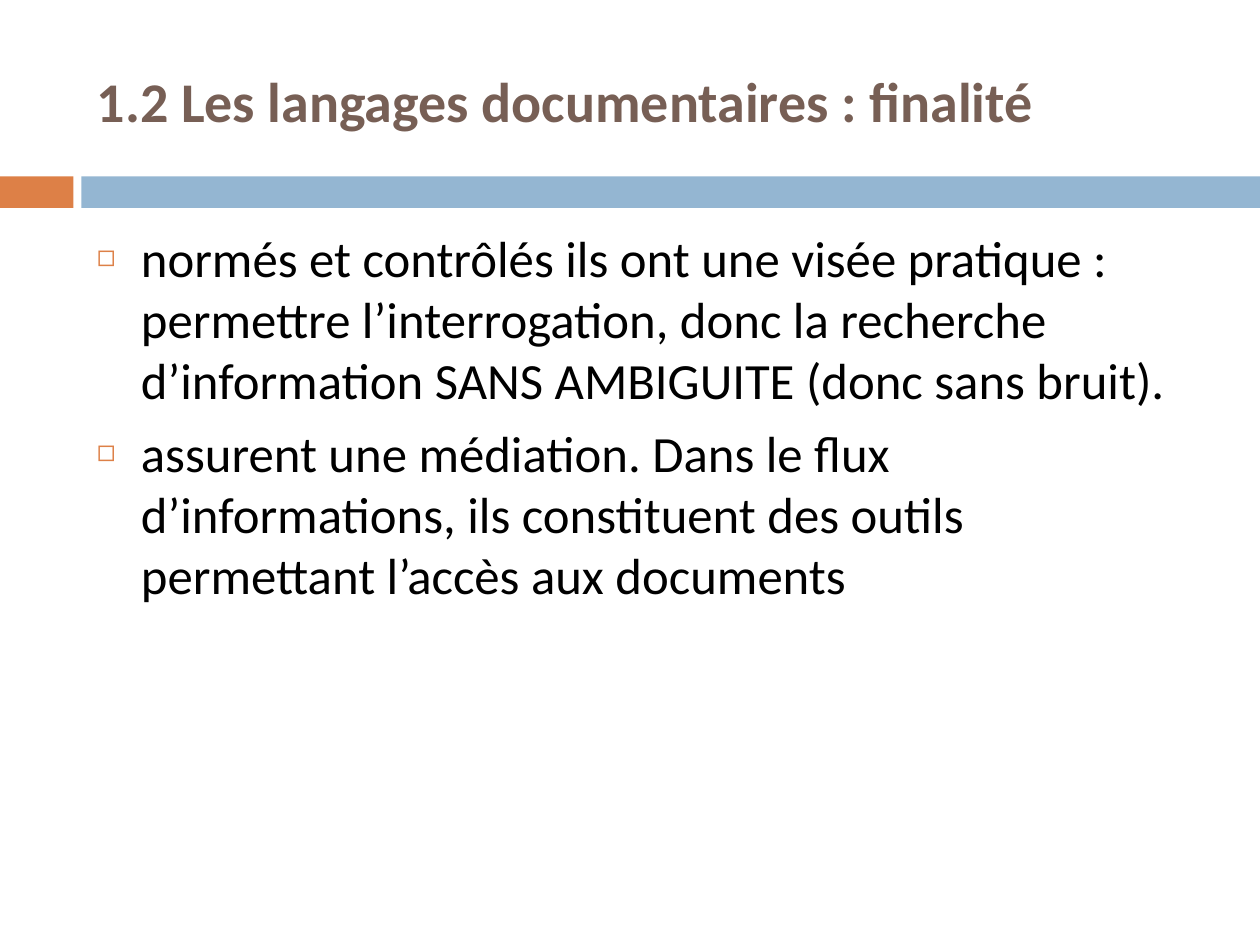
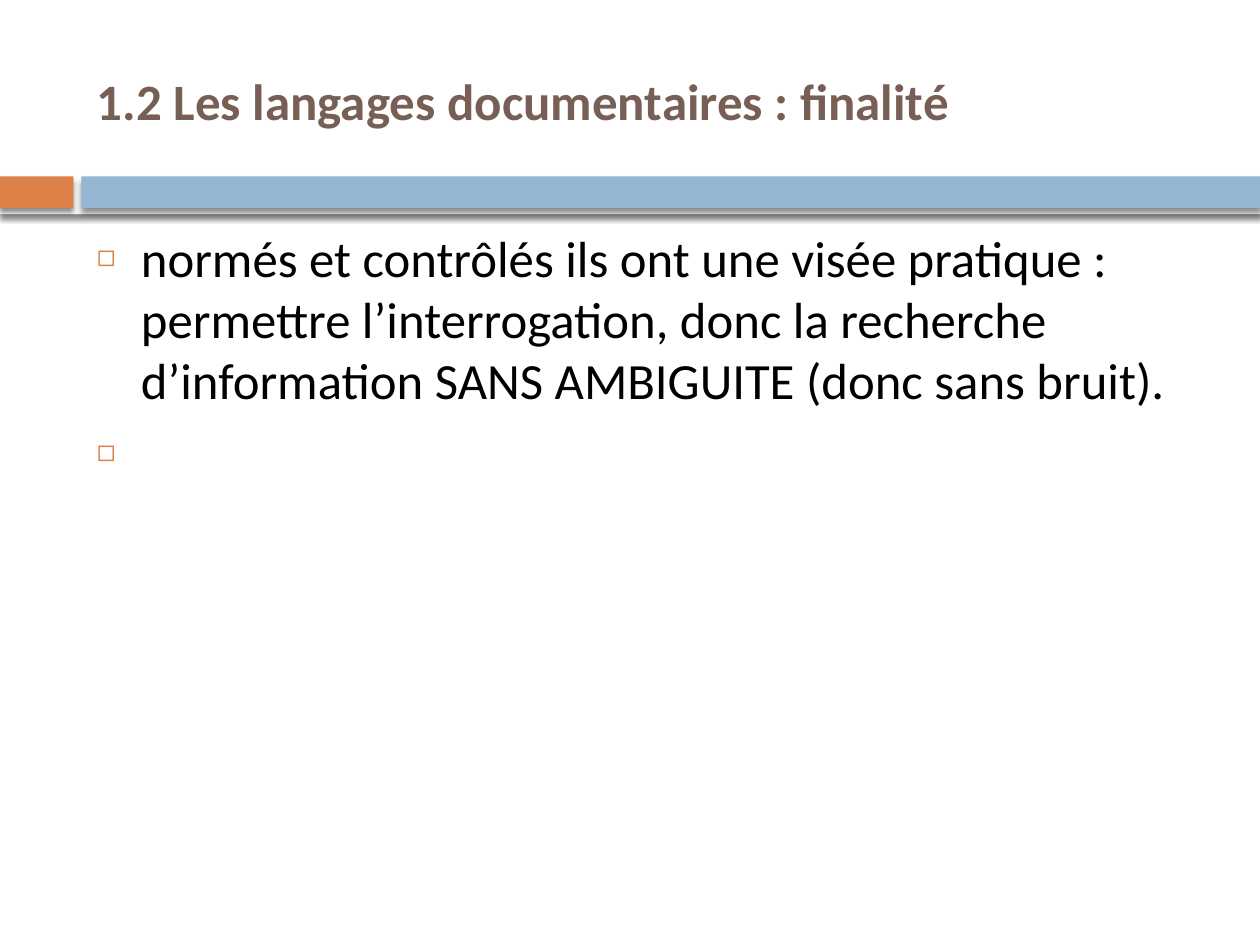
Before and after one commit to martyyann01/td_lyon3, a slide deck: slide 45 of Trait_Doc/Cours/Support_Cours.pptx. Drawn at 1260x945 pixels with LibreOffice and Linux fonts; fonts in the diff are those of the drawing. Boxes give left, top, right and bottom in pixels: in the first picture for what was removed or moved away, otherwise in the second. Text is boxed around its words. In the diff, an @@ line names an element or a change of style, - is before the commit and + after.

```diff
--- a/Trait_Doc/Cours/Support_Cours.pptx
+++ b/Trait_Doc/Cours/Support_Cours.pptx
@@ text "1.2 Les langages documentaires : ..." at [97,84,948,129]: size 32 to 29.1 pt @@
@@ rectangle at [0,176,73,208]: shadow on @@
@@ rectangle added at [0,170,1260,214], fill #FFFFFF @@
@@ rectangle at [82,176,1260,208]: shadow on @@
@@ text at [141,436,964,603]: paragraph removed @@
-◻ assurent une médiation. Dans le flux d’informations, ils constituent des outils permettant l’accès aux documents
```
Also in this commit, not shown: 72 other slides changed, 19 other files.
